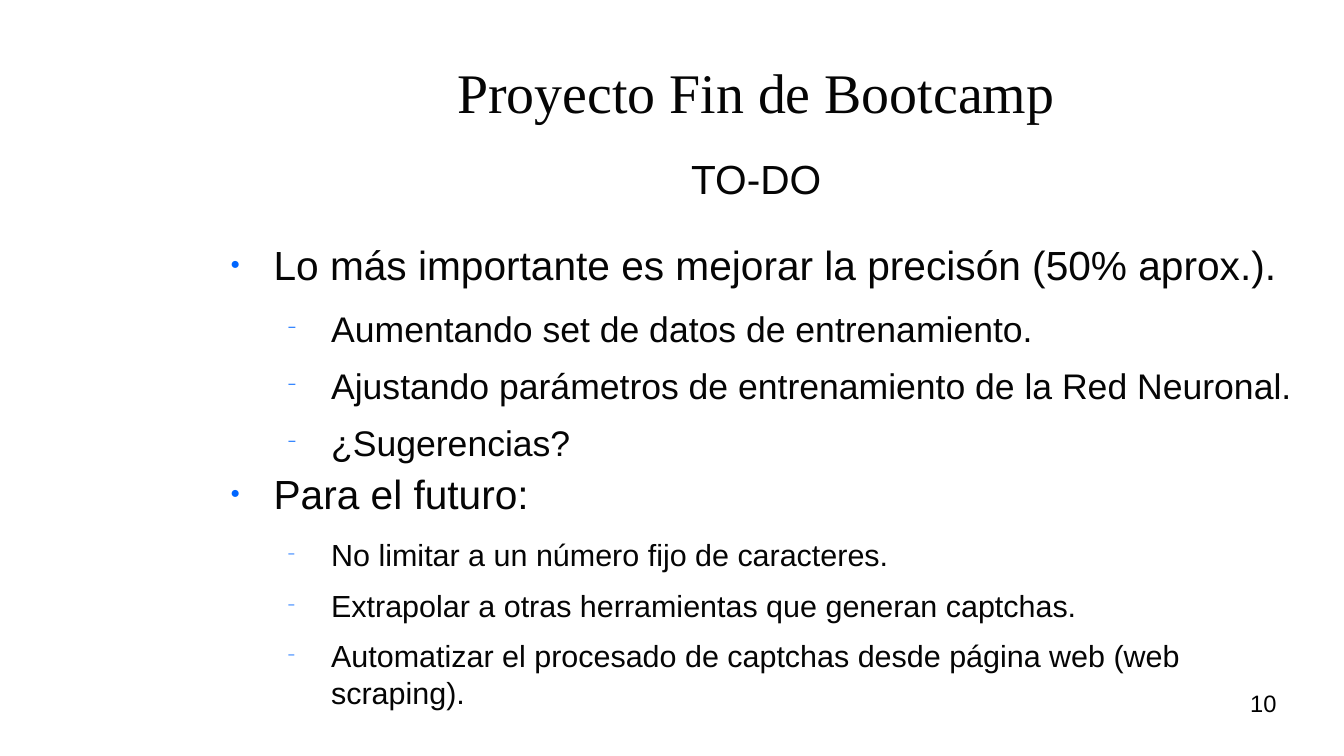
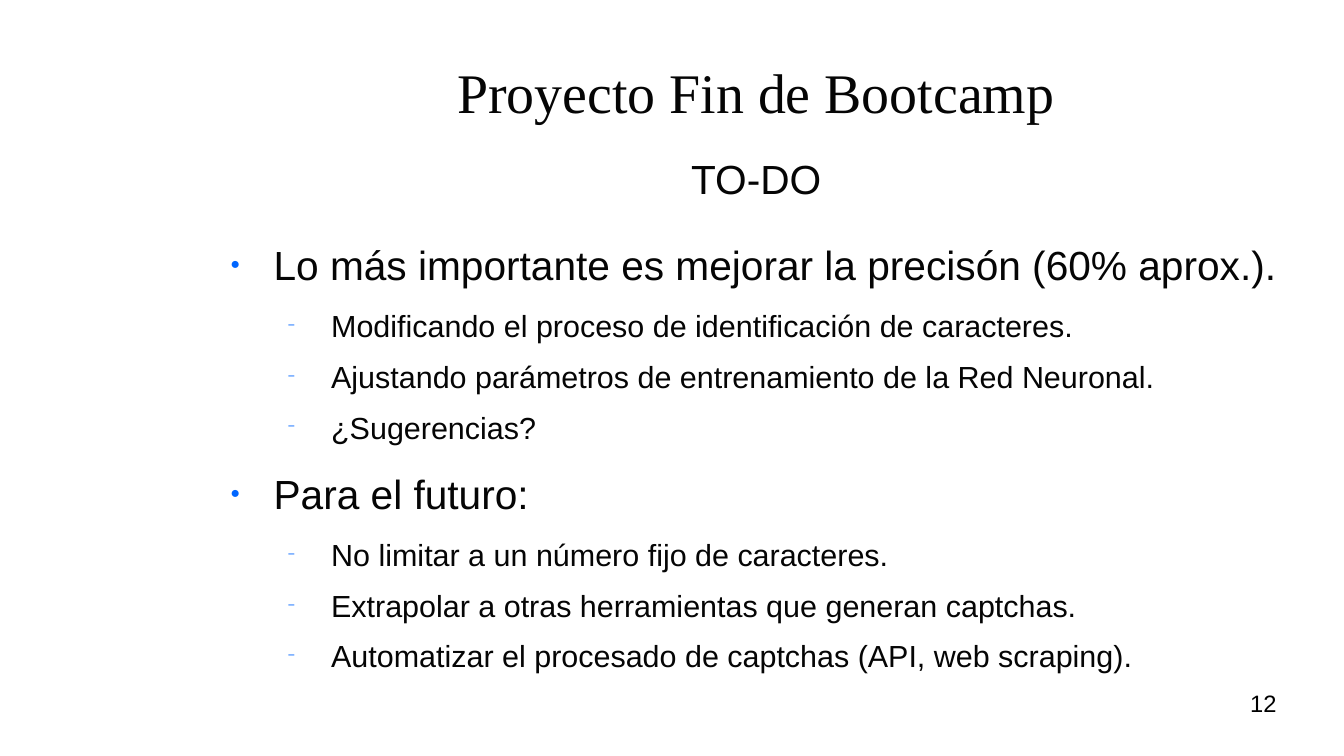
Before and after one commit to rfminguez/w8-proyecto_final-rompe_captcha, a slide deck: slide 12 of Presentacion/presentacion.odp (slide 10 before the commit). Drawn at 1344x756 pixels with LibreOffice and Linux fonts; fonts in the diff are those of the drawing; background and template pictures are left out. Boxes give left, top, right and bottom in pixels: in the first picture for what was removed or moved away, otherwise in the second. Text is boxed around its words. In the diff, an @@ line names an element or a change of style, - is before the commit and + after.

```diff
--- a/Presentacion/presentacion.odp
+++ b/Presentacion/presentacion.odp
@@ text at [274, 250, 1276, 343]: text changed; size 24 to 18 pt @@
-● Lo más importante es mejorar la precisón (50% aprox.).
-  − Aumentando set de datos de entrenamiento.
+● Lo más importante es mejorar la precisón (60% aprox.).
+  − Modificando el proceso de identificación de caracteres.
@@ text at [331, 365, 1154, 444]: size 21 to 18 pt in "Ajustando parámetros de entrenamiento de la Red ...", "¿Sugerencias?" @@
@@ text at [331, 645, 1132, 673]: text changed @@
-  − Automatizar el procesado de captchas desde página web (web scraping).
+  − Automatizar el procesado de captchas (API, web scraping).
@@ page number at [1250, 695, 1276, 712]: text changed @@
-10
+12
```
Also in this commit, not shown: 6 other slides changed, 2 slides added.
